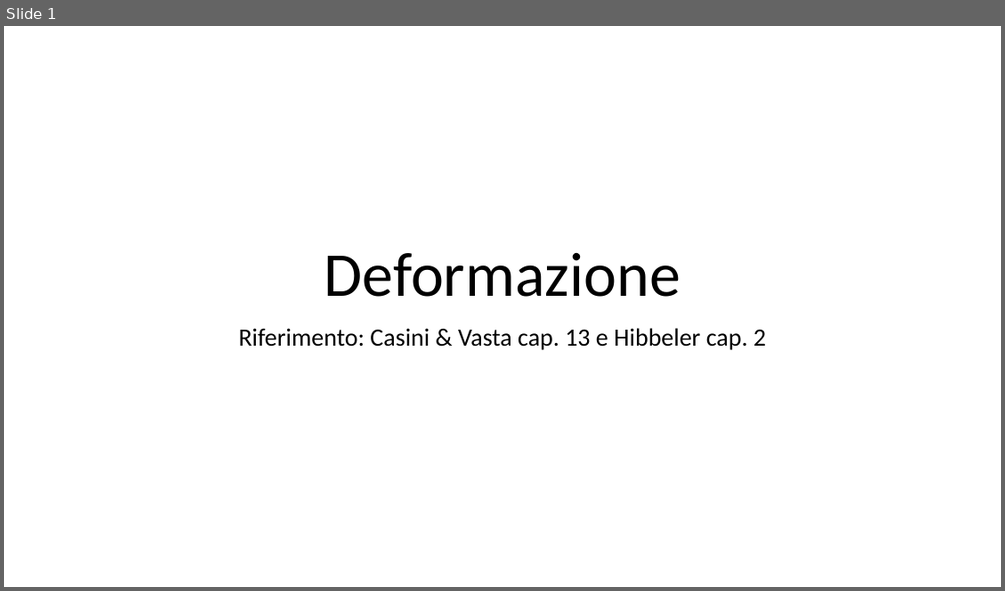
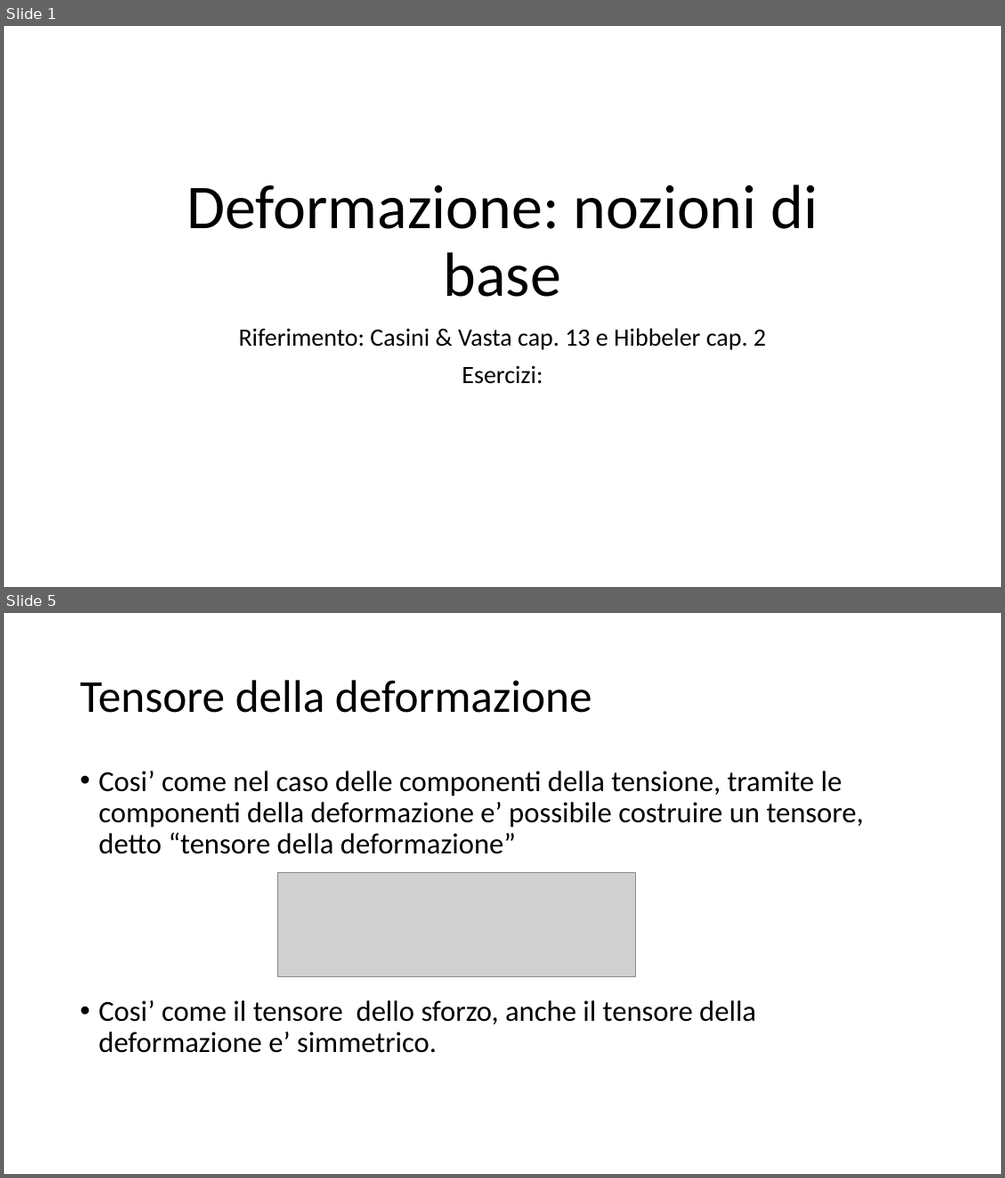
Before and after one commit to giuseppetomassetti/SdC, a slide deck: lezioni/deformazione.pptx. Shown one above the other, each under a label of ours: slide 1 before the commit, slides 1 and 5 after it; the slides between them are not shown. The pictures are 1005x591 and 1005x1178 pixels, drawn with LibreOffice and Linux fonts; fonts in the diff are those of the drawing; grey boxes stand for pictures. Boxes give left, top, right and bottom in pixels: in the first picture for what was removed or moved away, otherwise in the second. Text is boxed around its words. In the diff, an @@ line names an element or a change of style, - is before the commit and + after.

```diff
--- a/lezioni/deformazione.pptx
+++ b/lezioni/deformazione.pptx
@@ slide 5 added at (4,613,1001,1174), background #FFFFFF @@
@@ title added at (80,680,592,713), 44 pt, text #000000 @@
+Tensore della deformazione
@@ text added at (98,771,864,1053), 28 pt, text #000000 @@
+• Cosi’ come nel caso delle componenti della tensione, tramite le componenti della deformazione e’ possibile costruire un tensore, detto “tensore della deformazione”
+• Cosi’ come il tensore dello sforzo, anche il tensore della deformazione e’ simmetrico.
@@ picture added at (278,873,635,977) @@
@@ slide 1 changed as well @@
@@ title at (186,184,818,297): text changed @@
-Deformazione
+Deformazione: nozioni di base
@@ subtitle at (461,365,542,384): paragraph added @@
+Esercizi:
```
Also in this commit, not shown: 3 other slides added, 1 slide removed, 15 other files.
